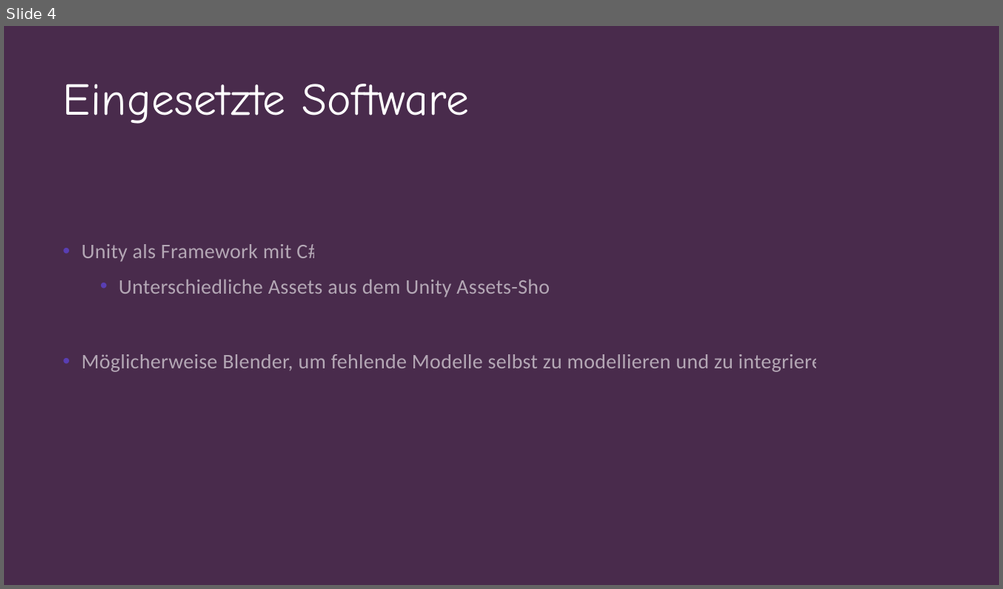
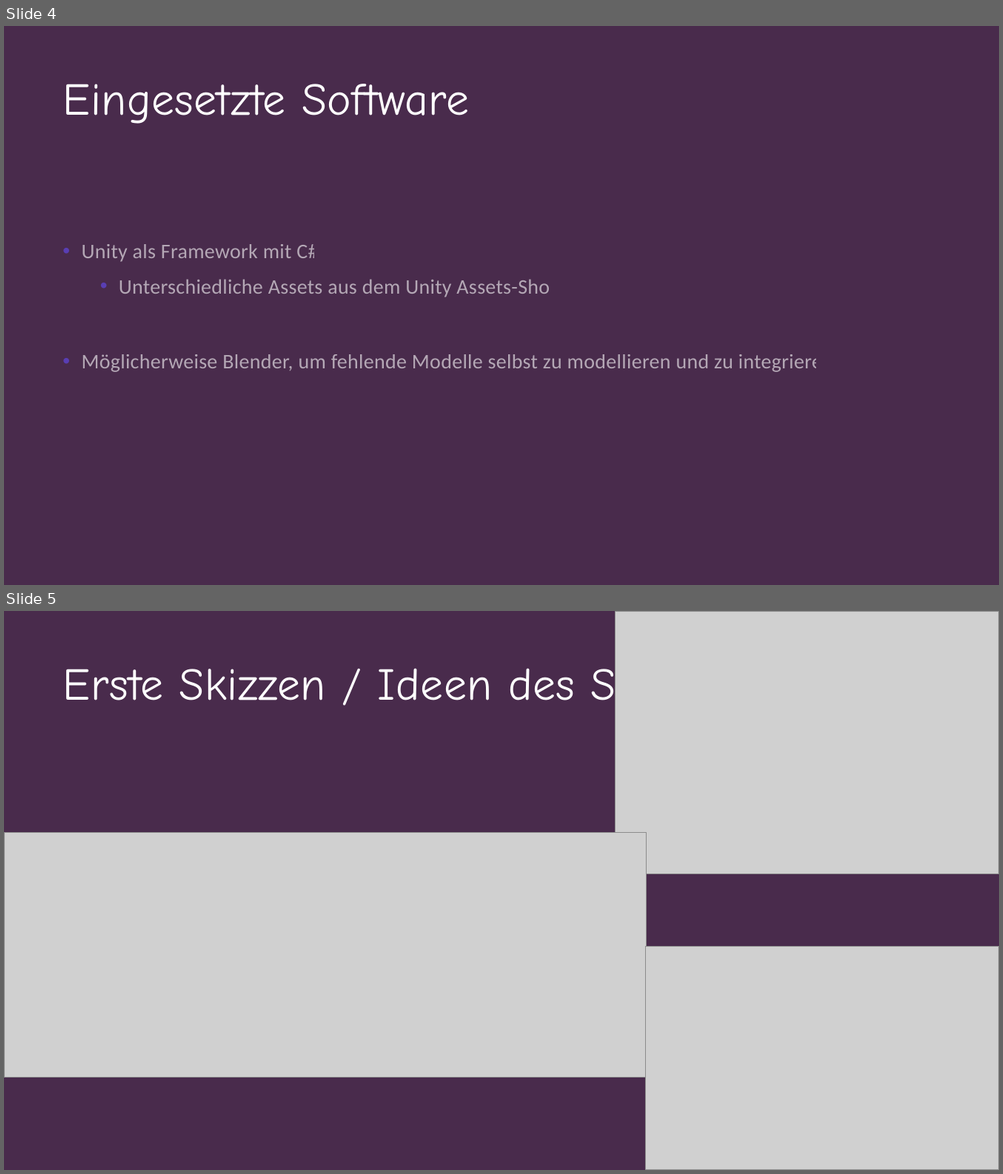
Before and after one commit to LeaMarieKindermann/Spieleprogrammierung, a slide deck: Spieleprogrammierung_Zwischenpräsentation.pptx. Shown one above the other, each under a label of ours: slide 4 before the commit, slides 4 and 5 after it. The pictures are 1003x589 and 1003x1174 pixels, drawn with LibreOffice and Linux fonts; fonts in the diff are those of the drawing; grey boxes stand for pictures. Boxes give left, top, right and bottom in pixels: in the first picture for what was removed or moved away, otherwise in the second. Text is boxed around its words. In the diff, an @@ line names an element or a change of style, - is before the commit and + after.

```diff
--- a/Spieleprogrammierung_Zwischenpräsentation.pptx
+++ b/Spieleprogrammierung_Zwischenpräsentation.pptx
@@ slide 5 added at <box>4,611,999,1170</box>, background #2E1B30; not listed: 1 template element that a slide beside it also shows @@
@@ picture added at <box>615,611,999,874</box> @@
@@ title added at <box>62,661,704,715</box>, 44 pt, text #FFFFFF @@
+Erste Skizzen / Ideen des Spiels
@@ picture added at <box>4,832,646,1078</box> @@
@@ picture added at <box>646,946,999,1170</box> @@
```
Also in this commit, not shown: 3 slides changed, 1 other slide added.
